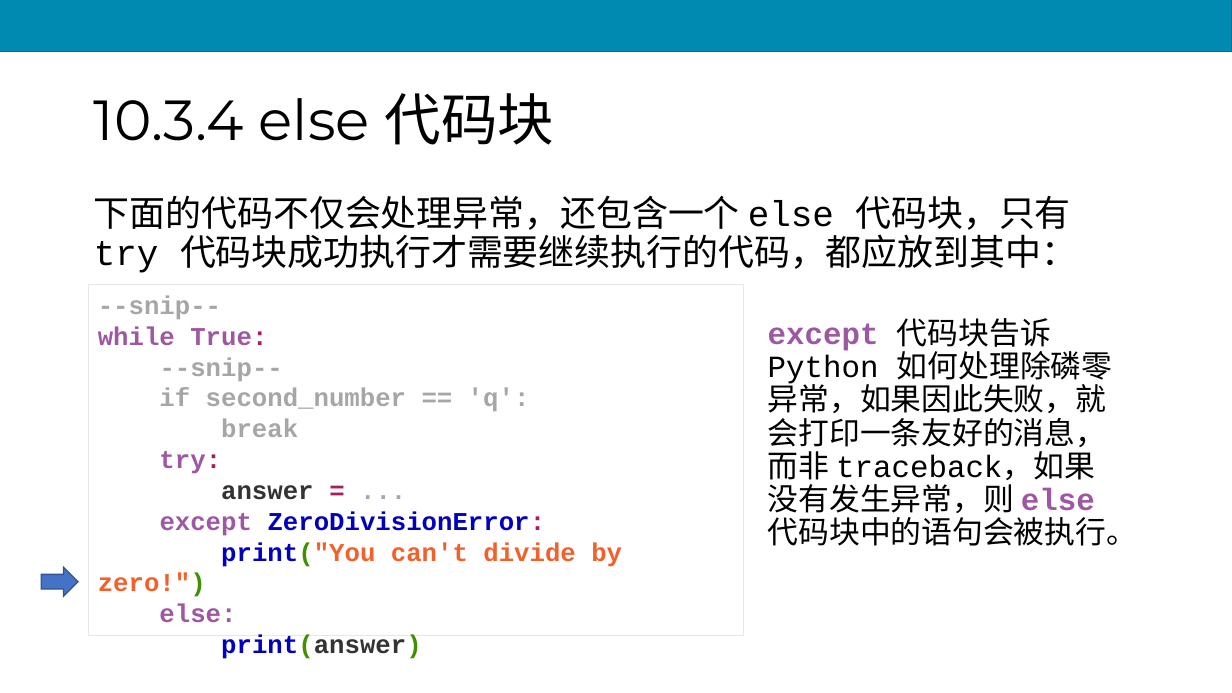
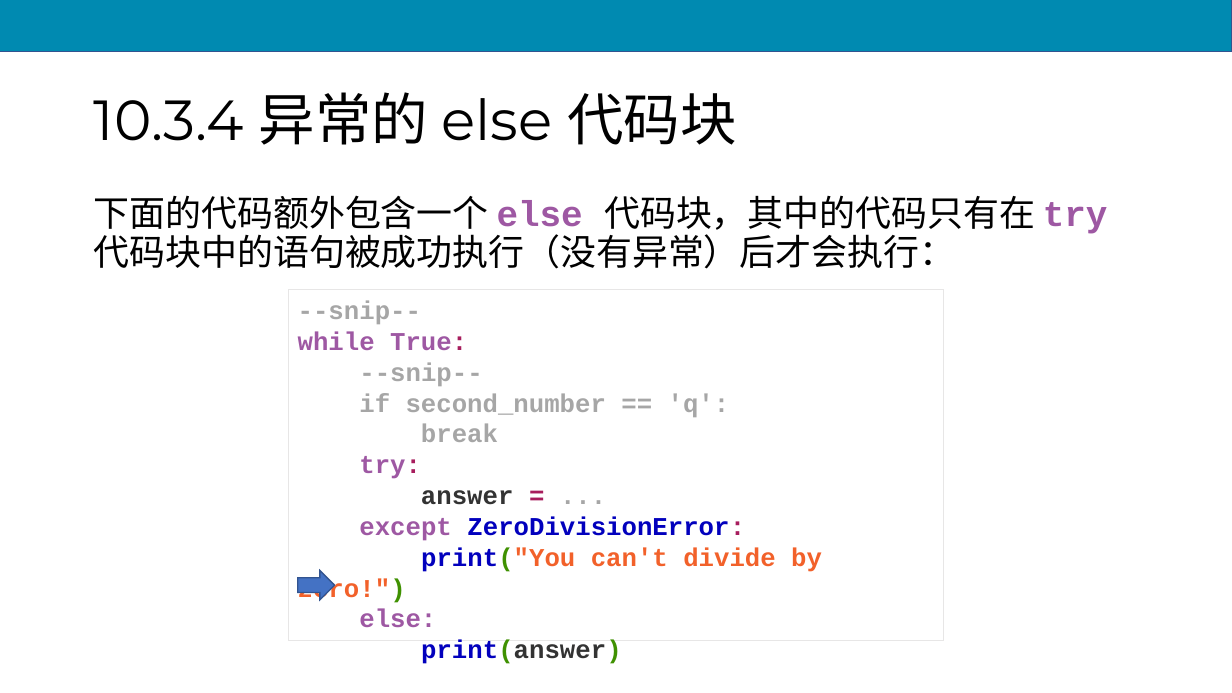
Before and after one commit to scruel/pcc_3e_slides, a slide deck: slide 57 of PPT/python10.pptx (slide 50 before the commit). Drawn at 1232x693 pixels with LibreOffice and Linux fonts; fonts in the diff are those of the drawing. Boxes give left, top, right and bottom in pixels: in the first picture for what was removed or moved away, otherwise in the second. Text is boxed around its words. In the diff, an @@ line names an element or a change of style, - is before the commit and + after.

Commit message:
Update slides
优化及继续完成第十章

```diff
--- a/PPT/python10.pptx
+++ b/PPT/python10.pptx
@@ title at [94, 92, 736, 145]: text changed @@
-10.3.4 else 代码块
+10.3.4 异常的 else 代码块
@@ text at [94, 195, 1108, 269]: text changed @@
-下面的代码不仅会处理异常，还包含一个 else 代码块，只有 try 代码块成功执行才需要继续执行的代码，都应放到其中：
+下面的代码额外包含一个 else 代码块，其中的代码只有在 try 代码块中的语句被成功执行（没有异常）后才会执行：
@@ rectangle "--snip-- while True:": place and size @@
-rectangle "--snip-- while True:" at [89, 285, 744, 636]
+rectangle "--snip-- while True:" at [288, 289, 944, 640]
@@ text removed at [768, 318, 1138, 546] @@
-except 代码块告诉 Python 如何处理除磷零异常，如果因此失败，就会打印一条友好的消息，而非 traceback，如果没有发生异常，则 else 代码块中的语句会被执行。
@@ right arrow: place and size @@
-right arrow at [42, 567, 79, 597]
+right arrow at [298, 570, 335, 600]
```
Also in this commit, not shown: 22 other slides changed, 10 slides added, 11 other files.
